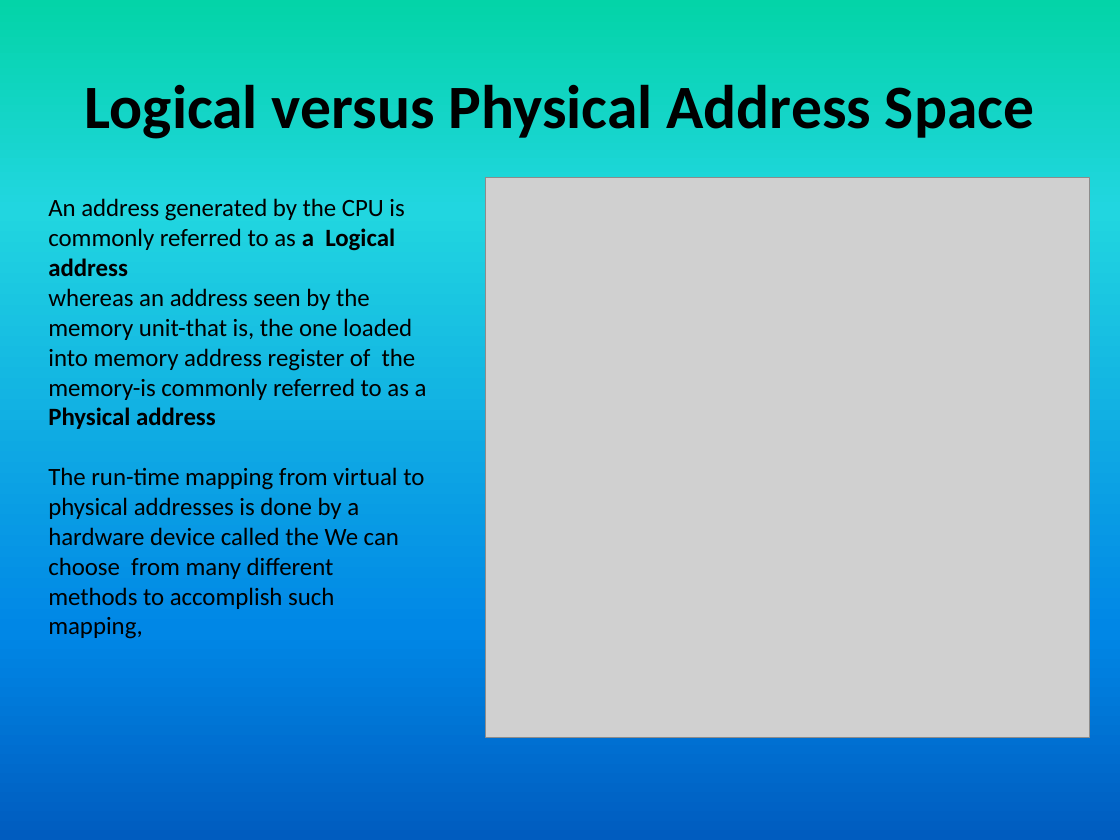
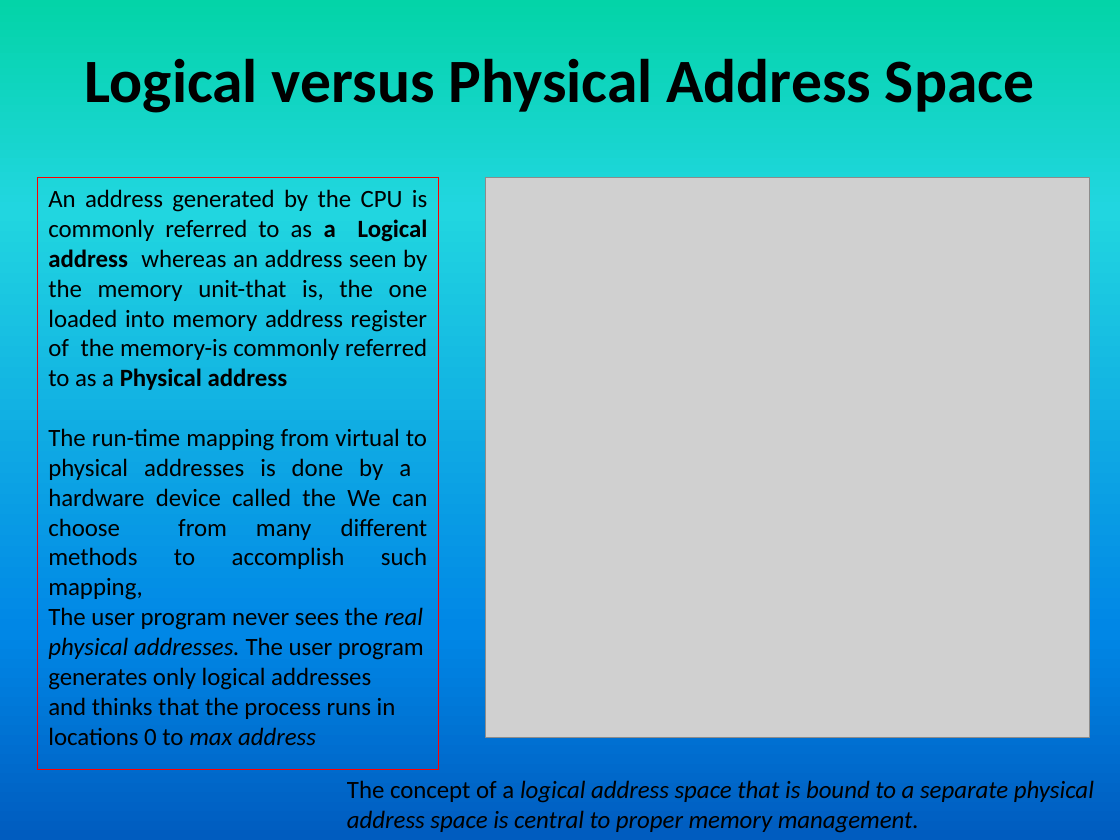
Before and after one commit to girishsukukumar/RTOS, a slide deck: slide 14 of RTOS-15-Memory_management.pptx. Drawn at 1120x840 pixels with LibreOffice and Linux fonts; fonts in the diff are those of the drawing; grey boxes stand for pictures. Boxes give left, top, right and bottom in pixels: in the first picture for what was removed or moved away, otherwise in the second. Text is boxed around its words. In the diff, an @@ line names an element or a change of style, - is before the commit and + after.

```diff
--- a/RTOS-15-Memory_management.pptx
+++ b/RTOS-15-Memory_management.pptx
@@ title "Logical versus Physical Address Space": place and size @@
-title "Logical versus Physical Address Space" at bbox=[85, 84, 1034, 139]
+title "Logical versus Physical Address Space" at bbox=[85, 58, 1034, 113]
@@ rectangle "An address generated by the ...": place and size @@
-rectangle "An address generated by the ..." at bbox=[48, 198, 427, 639]
+rectangle "An address generated by the ..." at bbox=[37, 177, 438, 768]
@@ rectangle "An address generated by the ..." at bbox=[37, 177, 438, 768]: outline none to #FF0000 0.75 pt @@
@@ text in rectangle at bbox=[48, 189, 428, 390]: text changed @@
-An address generated by the CPU is commonly referred to as a Logical address
-whereas an address seen by the memory unit-that is, the one loaded into memory address register of the memory-is commonly referred to as a Physical address
+An address generated by the CPU is commonly referred to as a Logical address whereas an address seen by the memory unit-that is, the one loaded into memory address register of the memory-is commonly referred to as a Physical address
@@ text in rectangle at bbox=[48, 428, 428, 600]: alignment left to justified @@
@@ text in rectangle at bbox=[48, 607, 424, 745]: paragraphs added @@
+The user program never sees the real physical addresses. The user program generates only logical addresses
+and thinks that the process runs in locations 0 to max address
@@ text added at bbox=[347, 780, 1094, 833], 16 pt, text #000000, italic @@
+The concept of a logical address space that is bound to a separate physical
+address space is central to proper memory management.
```
Also in this commit, not shown: 3 other slides changed, 11 slides added, 1 other file.
